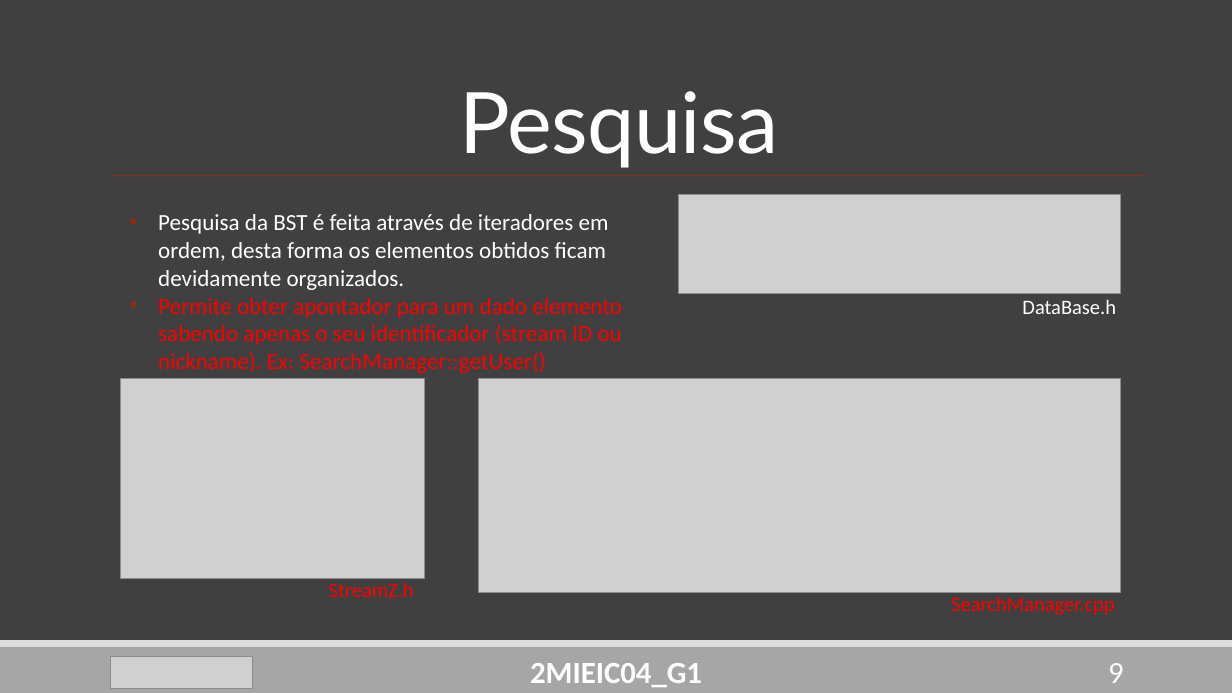
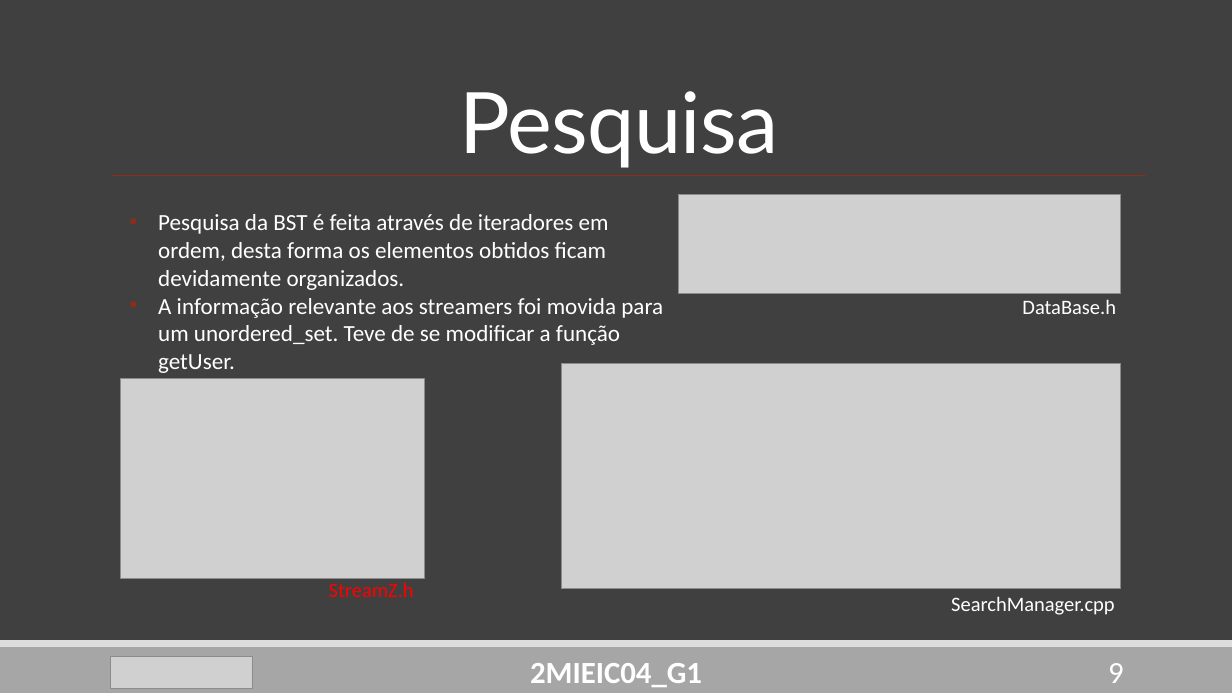
Before and after one commit to DoStini/FEUP-AEDA-proj, a slide deck: slide 9 of StreamZ__P2.pptx. Drawn at 1232x693 pixels with LibreOffice and Linux fonts; fonts in the diff are those of the drawing; grey boxes stand for pictures. Boxes give left, top, right and bottom in pixels: in the first picture for what was removed or moved away, otherwise in the second. Text is boxed around its words. In the diff, an @@ line names an element or a change of style, - is before the commit and + after.

```diff
--- a/StreamZ__P2.pptx
+++ b/StreamZ__P2.pptx
@@ text at [158, 298, 663, 373]: text changed; text colour #FF0000 to #FFFFFF @@
-• Permite obter apontador para um dado elemento sabendo apenas o seu identificador (stream ID ou nickname). Ex: SearchManager::getUser()
+• A informação relevante aos streamers foi movida para um unordered_set. Teve de se modificar a função getUser.
@@ picture: place and size @@
-picture at [479, 379, 1120, 593]
+picture at [561, 363, 1120, 589]
@@ text "SearchManager.cpp" at [951, 596, 1115, 615]: text colour #FF0000 to #FFFFFF @@
```
Also in this commit, not shown: 3 other slides changed, 1 other file.
